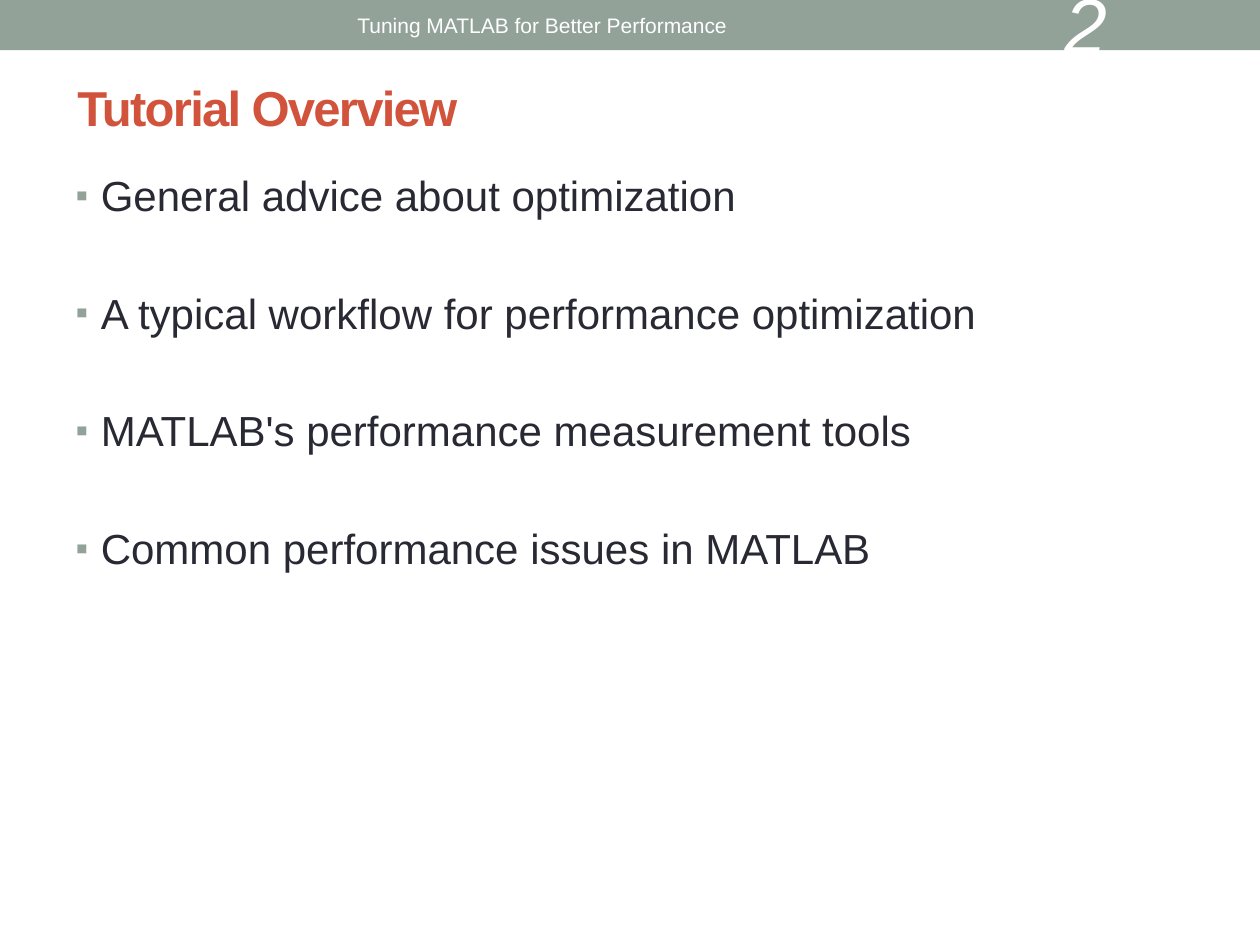
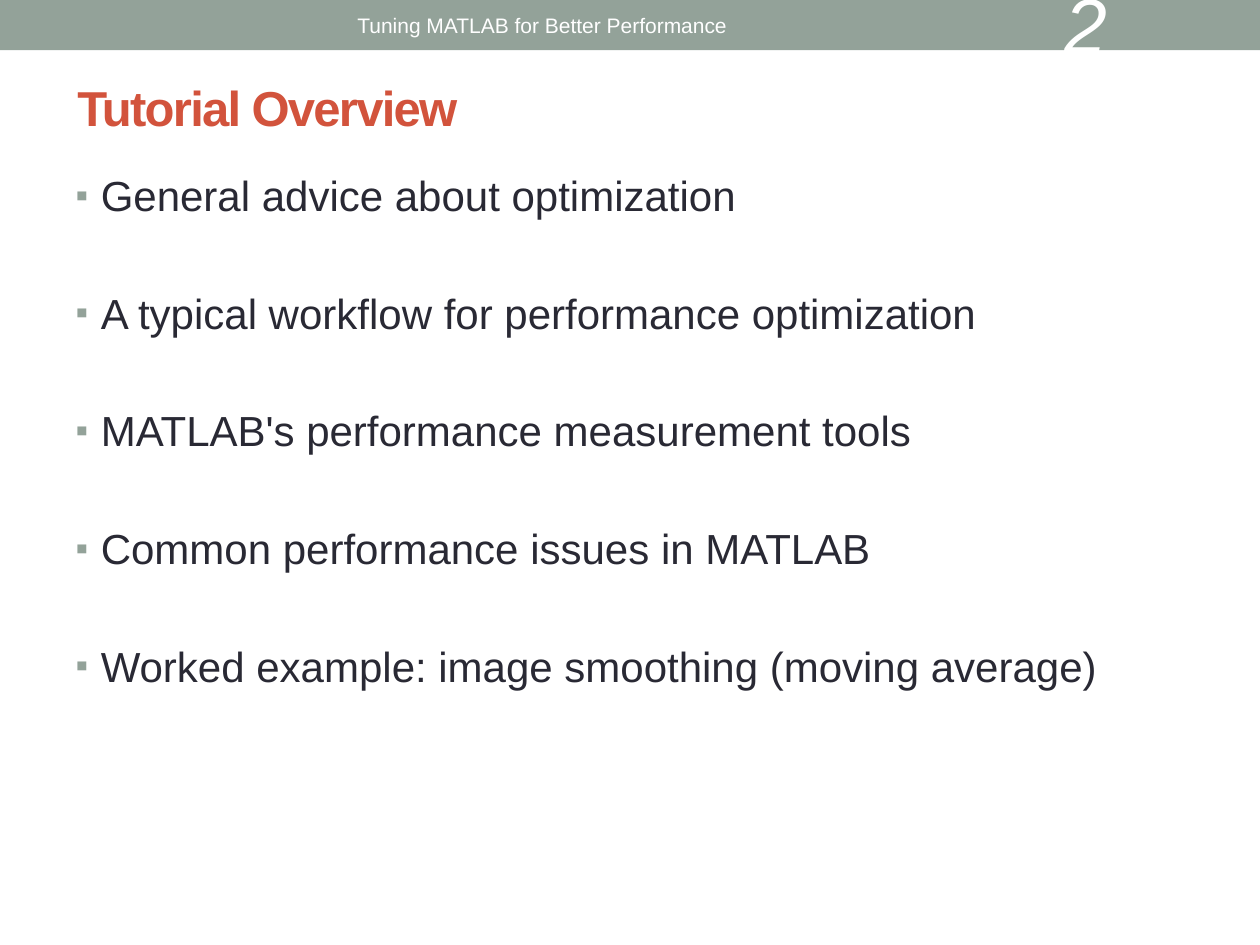
Before and after one commit to keithfma/bu_tutorial_matlab_performance, a slide deck: slide 2 of slides.odp. Drawn at 1260x945 pixels with LibreOffice and Linux fonts; fonts in the diff are those of the drawing. Boxes give left, top, right and bottom in pixels: in the first picture for what was removed or moved away, otherwise in the second. Text is boxed around its words. In the diff, an @@ line names an element or a change of style, - is before the commit and + after.

```diff
--- a/slides.odp
+++ b/slides.odp
@@ text at (101,651,1097,690): paragraph added @@
+▪ Worked example: image smoothing (moving average)
```
Also in this commit, not shown: 9 other slides changed, 3 slides added.
